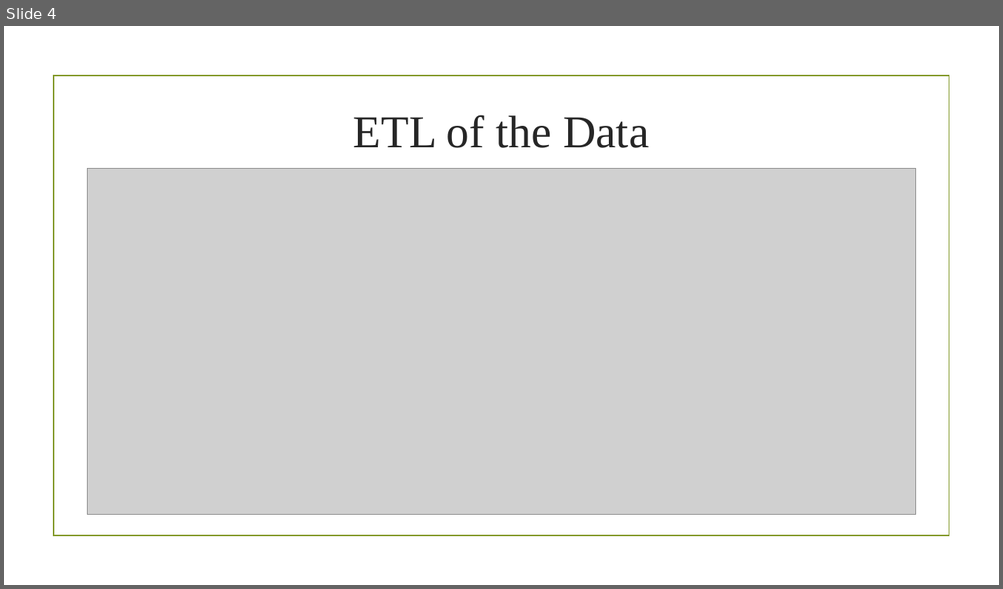
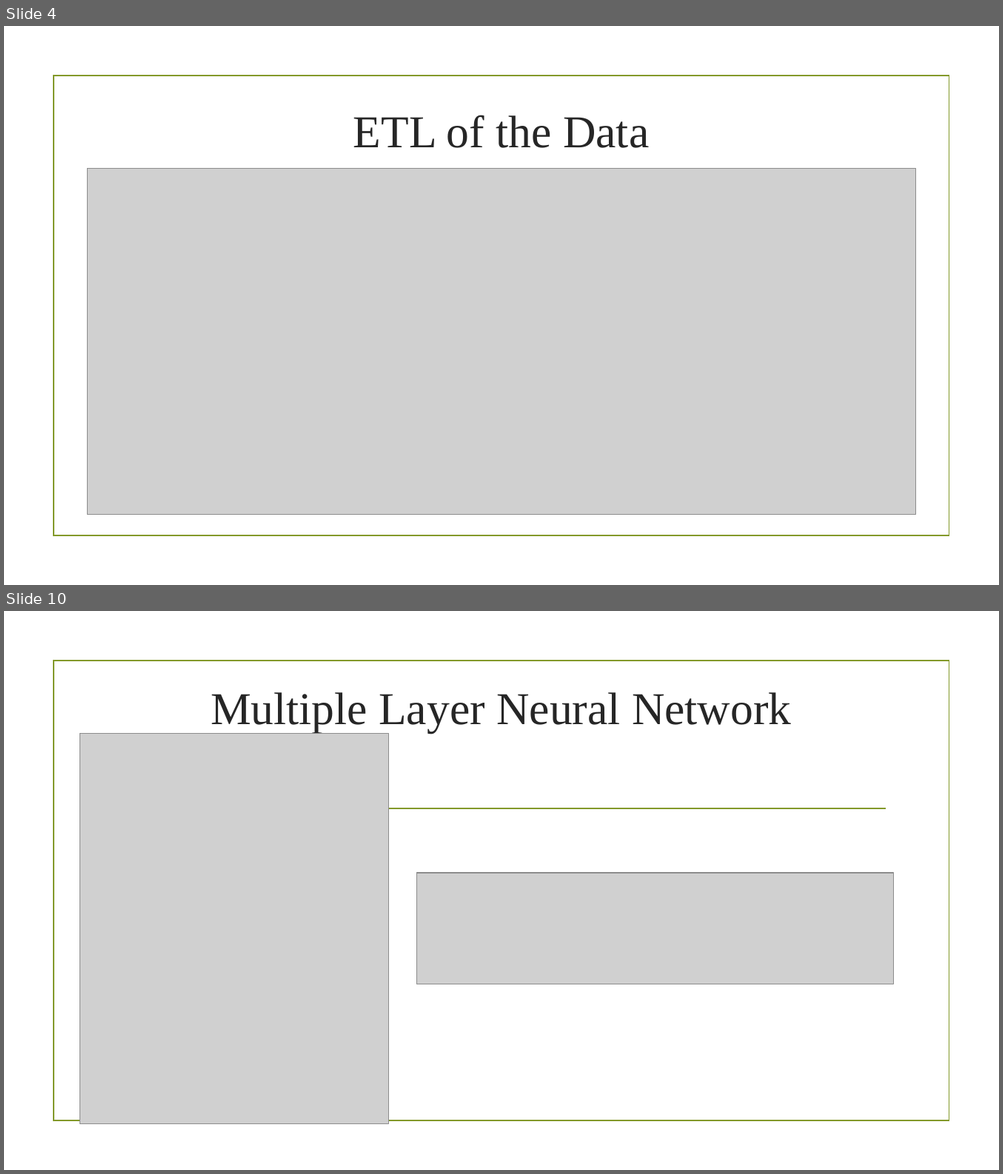
Before and after one commit to zhr47/Final_Project, a slide deck: Presentation1.pptx. Shown one above the other, each under a label of ours: slide 4 before the commit, slides 4 and 10 after it; the slides between them are not shown. The pictures are 1003x589 and 1003x1174 pixels, drawn with LibreOffice and Linux fonts; fonts in the diff are those of the drawing; grey boxes stand for pictures; background and template pictures are left out. Boxes give left, top, right and bottom in pixels: in the first picture for what was removed or moved away, otherwise in the second. Text is boxed around its words. In the diff, an @@ line names an element or a change of style, - is before the commit and + after.

```diff
--- a/Presentation1.pptx
+++ b/Presentation1.pptx
@@ slide 10 added at (4,611,999,1170), background picture (left out); not listed: 1 template element that a slide beside it also shows @@
@@ title added at (210,692,791,733), 44 pt, text #262626 @@
+Multiple Layer Neural Network
@@ picture added at (79,734,389,1125) @@
@@ line added from (118, 809) to (885, 809), #83992A 1.25 pt @@
@@ picture added at (417,873,893,984) @@
```
Also in this commit, not shown: 2 slides changed, 5 other slides added, 1 slide removed, 7 other files.
